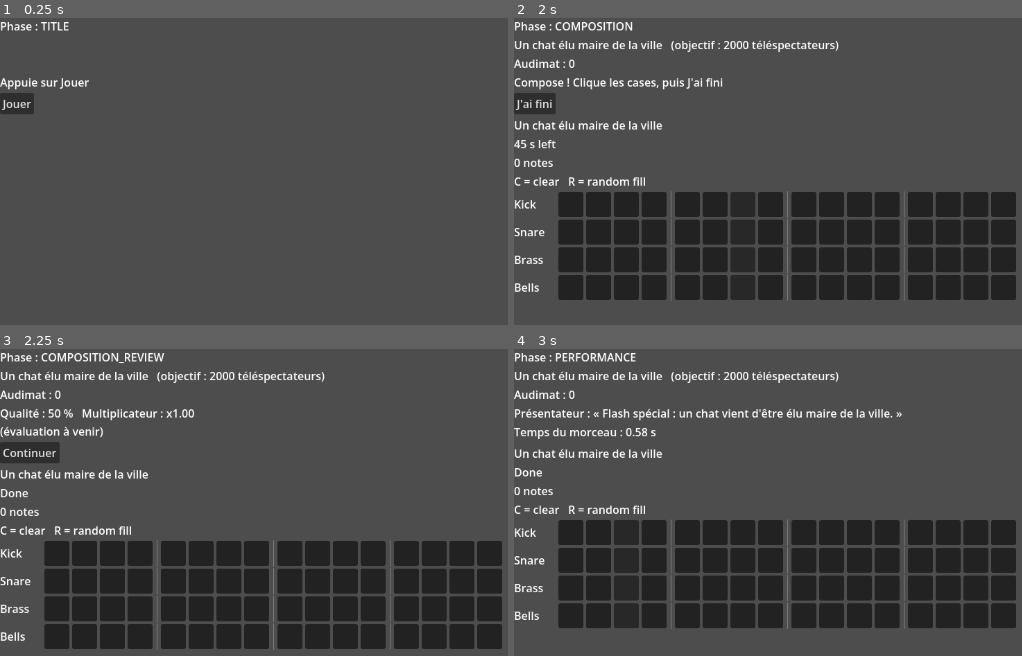
Above: before the commit, frames 1-4 (two rows, left to right).
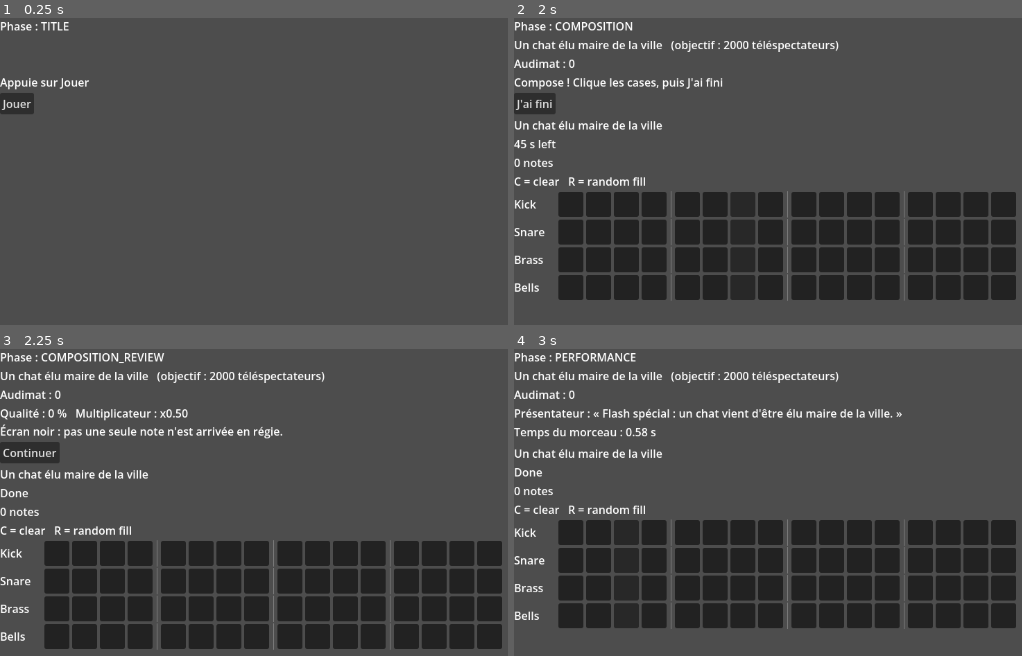
Above: after the commit, the same moments.

Repository: Lenfos/WonderJam2026
Game: Godot game, scene res://scenes/main.tscn
Same seed, same stepped clock (60 frames per second), same inputs: the game is played once before the commit and once after it. Sound files missing from this copy of the repository are replaced by a short silence.
Inputs:
- Up to frame 1 (0.25 s): no input
- Up to frame 2 (2 s): click "Jouer" at 0.5 s; click "Continuer" at 1.25 s
- Up to frame 3 (2.25 s): click "J'ai fini" at 2 s
- Up to frame 4 (3 s): click "Continuer" at 2.75 s

Frames 1-2 are identical in both runs. In frame 3, 1.3% of the frame differs, in the area x 0-56%, y 19-30%; in frame 4, nothing differs.

Commit message:
Update composition evaluator

Diff:
--- a/RythmJam/scripts/music/composition_evaluator.gd
+++ b/RythmJam/scripts/music/composition_evaluator.gd
@@ -2,19 +2,140 @@
 extends RefCounted
 ## Judges a finished composition against what its news expects (target_density, special_criterion).
 ## The resulting multiplier scales the performance audimat.
-# STUB — replaced in phase 2: fixed quality, placeholder comment. Keep the evaluate() signature.
 
-## The multiplier gains +1 per this many notes (the grid holds LANE_COUNT * STEP_COUNT = 64 cells).
-const NOTES_PER_BONUS := 32.0
-const STUB_QUALITY := 0.5
+## A lane scores 1 while its note count is within this many cells of its target...
+const DENSITY_TOLERANCE_CELLS := 2.0
+## ...then falls linearly to 0 at this many cells off.
+const DENSITY_ZERO_GAP_CELLS := 6.0
+## Share of quality given by the density score (mean of the lane scores)...
+const DENSITY_WEIGHT := 0.7
+## ...and by the special criterion, all or nothing.
+const CRITERION_WEIGHT := 1.0 - DENSITY_WEIGHT
+## SILENCE is met with at most this fraction of the expected notes (sum of target_density * STEP_COUNT).
+const SILENCE_MAX_RATIO := 0.75
+## multiplier = MIN_MULTIPLIER + quality: x0.5 to x1.5. Note count stays out of it, every hit
+## already earns audimat during the performance.
+const MIN_MULTIPLIER := 0.5
+## Minimum quality of each verdict tier, best first. Below VERDICT_FAIR_MIN: the worst verdict.
+const VERDICT_TOP_MIN := 0.9
+const VERDICT_GOOD_MIN := 0.65
+const VERDICT_FAIR_MIN := 0.4
+
+## Player-facing lane names, indexed by MusicTypes.Lane.
+const LANE_NAMES := ["grosse caisse", "caisse claire", "cuivres", "cloches"]
+## Lane comments: lane name, notes placed, target notes.
+const TOO_MANY_COMMENT := "Trop de %s : %d au lieu de %d, le réalisateur s'arrache les cheveux."
+const TOO_FEW_COMMENT := "Pas assez de %s : %d sur %d attendues, le plateau s'endort."
+## [met, missed] comment per MusicTypes.SpecialCriterion.
+const CRITERION_COMMENTS := {
+	MusicTypes.SpecialCriterion.VARIETY: [
+		"Tout l'orchestre est à l'antenne, la rédaction applaudit.",
+		"Une piste est restée en coulisses : la rédaction voulait tout l'orchestre.",
+	],
+	MusicTypes.SpecialCriterion.DOWNBEAT_HITS: [
+		"Chaque mesure tombe pile sur le temps fort, le présentateur hoche la tête.",
+		"Des temps forts restés vides : le présentateur cherche le rythme.",
+	],
+	MusicTypes.SpecialCriterion.FINAL_HIT: [
+		"Le coup final claque juste avant la pub, la régie exulte.",
+		"Pas de coup final : la séquence s'éteint sans prévenir.",
+	],
+	MusicTypes.SpecialCriterion.RISING_DENSITY: [
+		"Ça monte en puissance jusqu'au bout, le suspense tient l'audience.",
+		"Ça ne monte jamais : la deuxième moitié manque de souffle.",
+	],
+	MusicTypes.SpecialCriterion.SILENCE: [
+		"Tout en retenue : le silence laisse parler la news.",
+		"Trop chargé : la news réclamait du silence, la régie sature.",
+	],
+}
+const EMPTY_COMMENT := "Écran noir : pas une seule note n'est arrivée en régie."
 
 
 ## Returns {"quality": float 0-1, "multiplier": float, "comments": PackedStringArray}.
-## Comments are French, shown to the player.
-static func evaluate(composition: Composition, _news: NewsData) -> Dictionary:
-	var quality := STUB_QUALITY
-	return {
-		"quality": quality,
-		"multiplier": (1.0 + composition.count_notes() / NOTES_PER_BONUS) * (0.5 + quality),
-		"comments": PackedStringArray(["(évaluation à venir)"]),
-	}
+## Comments are French, shown to the player: 1 to 3 lines, deterministic.
+static func evaluate(composition: Composition, news: NewsData) -> Dictionary:
+	# An empty grid would still meet SILENCE and score on low-target lanes.
+	if composition.count_notes() == 0:
+		return _result(0.0, PackedStringArray([EMPTY_COMMENT]))
+
+	var notes := PackedInt32Array()
+	var targets := PackedFloat32Array()
+	var density := 0.0
+	var worst := 0  # Lane farthest from its target, first one on a tie.
+	for lane in MusicTypes.LANE_COUNT:
+		notes.append(_count_lane_notes(composition, lane))
+		targets.append(news.target_density[lane] * MusicTypes.STEP_COUNT)
+		density += lane_score(notes[lane], targets[lane]) / MusicTypes.LANE_COUNT
+		if absf(notes[lane] - targets[lane]) > absf(notes[worst] - targets[worst]):
+			worst = lane
+
+	var comments := PackedStringArray()
+	if lane_score(notes[worst], targets[worst]) < 1.0:
+		var template := TOO_MANY_COMMENT if notes[worst] > targets[worst] else TOO_FEW_COMMENT
+		comments.append(template % [LANE_NAMES[worst], notes[worst], roundi(targets[worst])])
+	var met := is_criterion_met(composition, news)
+	comments.append(CRITERION_COMMENTS[news.special_criterion][0 if met else 1])
+	var quality := DENSITY_WEIGHT * density + (CRITERION_WEIGHT if met else 0.0)
+	comments.append(_verdict(quality))
+	return _result(quality, comments)
+
+
+## Score 0-1 of a lane holding `notes` cells when `target_notes` are expected.
+static func lane_score(notes: int, target_notes: float) -> float:
+	var gap := absf(notes - target_notes)
+	return clampf(remap(gap, DENSITY_TOLERANCE_CELLS, DENSITY_ZERO_GAP_CELLS, 1.0, 0.0), 0.0, 1.0)
+
+
+static func is_criterion_met(composition: Composition, news: NewsData) -> bool:
+	match news.special_criterion:
+		MusicTypes.SpecialCriterion.VARIETY:
+			for lane in MusicTypes.LANE_COUNT:
+				if _count_lane_notes(composition, lane) == 0:
+					return false
+			return true
+		MusicTypes.SpecialCriterion.DOWNBEAT_HITS:
+			for step in range(0, MusicTypes.STEP_COUNT, MusicTypes.STEPS_PER_BAR):
+				if not composition.get_column(step).has(true):
+					return false
+			return true
+		MusicTypes.SpecialCriterion.FINAL_HIT:
+			return composition.get_column(MusicTypes.STEP_COUNT - 1).has(true)
+		MusicTypes.SpecialCriterion.RISING_DENSITY:
+			var first_half := 0
+			var second_half := 0
+			for step in MusicTypes.STEP_COUNT:
+				var count := composition.get_column(step).count(true)
+				if step * 2 < MusicTypes.STEP_COUNT:
+					first_half += count
+				else:
+					second_half += count
+			return second_half > first_half
+		MusicTypes.SpecialCriterion.SILENCE:
+			var expected := 0.0
+			for density in news.target_density:
+				expected += density * MusicTypes.STEP_COUNT
+			return composition.count_notes() <= SILENCE_MAX_RATIO * expected
+	return false
+
+
+static func _count_lane_notes(composition: Composition, lane: int) -> int:
+	var count := 0
+	for step in MusicTypes.STEP_COUNT:
+		if composition.is_active(lane, step):
+			count += 1
+	return count
+
+
+static func _verdict(quality: float) -> String:
+	if quality >= VERDICT_TOP_MIN:
+		return "Verdict : la chaîne tient son nouveau générique."
+	if quality >= VERDICT_GOOD_MIN:
+		return "Verdict : du solide, le directeur d'antenne valide."
+	if quality >= VERDICT_FAIR_MIN:
+		return "Verdict : passable, ça ira pour la deuxième partie de soirée."
+	return "Verdict : à rediffuser à 3 h du matin, et encore."
+
+
+static func _result(quality: float, comments: PackedStringArray) -> Dictionary:
+	return {"quality": quality, "multiplier": MIN_MULTIPLIER + quality, "comments": comments}
--- a/RythmJam/scripts/music/music_bus.gd
+++ b/RythmJam/scripts/music/music_bus.gd
@@ -65,8 +65,8 @@
 ## Listen: UI, if it needs the final grid.
 signal composition_finished(composition: Composition)
 
-## COMPOSITION_REVIEW starts. `quality` 0-1 is how well the grid fits the news, `multiplier` scales
-## the performance audimat, `comments` are short French remarks to show the player.
+## COMPOSITION_REVIEW starts. `quality` 0-1 is how well the grid fits the news, `multiplier` (x0.5 to
+## x1.5) scales the performance audimat, `comments` are 1 to 3 short French lines to show the player.
 ## Listen: review screen.
 signal composition_evaluated(quality: float, multiplier: float, comments: PackedStringArray)
 
--- a/RythmJam/scripts/music/music_types.gd
+++ b/RythmJam/scripts/music/music_types.gd
@@ -5,6 +5,8 @@
 const LANE_COUNT := 4
 ## Number of steps in the sequencer grid. One step = one beat at the news bpm.
 const STEP_COUNT := 16
+## Steps per bar: a downbeat is a step where step % STEPS_PER_BAR == 0. Groups the grid columns.
+const STEPS_PER_BAR := 4
 
 ## Max |press time - note time|, in seconds, for a PERFECT hit.
 const PERFECT_WINDOW_SEC := 0.050
@@ -70,15 +72,15 @@
 
 ## Bonus rule a news item rewards on top of matching its target densities.
 enum SpecialCriterion {
-	## Use every lane.
+	## Every lane has at least one note.
 	VARIETY,
-	## Hit on the first beat of each bar (steps 0, 4, 8, 12).
+	## Every downbeat (step % STEPS_PER_BAR == 0) has at least one note, any lane.
 	DOWNBEAT_HITS,
-	## Hit on the last step.
+	## At least one note on the last step.
 	FINAL_HIT,
-	## More notes in the second half of the grid than in the first.
+	## Strictly more notes in the second half of the steps than in the first, all lanes combined.
 	RISING_DENSITY,
-	## Leave room: few notes overall.
+	## Total notes at most CompositionEvaluator.SILENCE_MAX_RATIO of the expected total.
 	SILENCE,
 }
 
--- a/RythmJam/tools/check_contract.gd
+++ b/RythmJam/tools/check_contract.gd
@@ -63,6 +63,45 @@
 
 	var evaluation := CompositionEvaluator.evaluate(comp, news)
 	assert(evaluation.has("quality") and evaluation.has("multiplier") and evaluation["comments"] is PackedStringArray)
+	assert(CompositionEvaluator.lane_score(6, 4.0) == 1.0, "a 2-cell gap is tolerated")
+	assert(CompositionEvaluator.lane_score(0, 4.0) == 0.5, "a 4-cell gap halves the lane score")
+	assert(CompositionEvaluator.lane_score(2, 8.0) == 0.0 and CompositionEvaluator.lane_score(16, 4.0) == 0.0)
+
+	# Exactly cat_mayor's 8/4/4/4: kick on even steps, then snare/brass/bells on steps 1/2/3 of each bar.
+	var perfect := Composition.new()
+	for step in MusicTypes.STEP_COUNT:
+		perfect.set_cell(MusicTypes.Lane.KICK, step, step % 2 == 0)
+		if step % MusicTypes.STEPS_PER_BAR != 0:
+			perfect.set_cell(step % MusicTypes.STEPS_PER_BAR, step, true)
+	var best := CompositionEvaluator.evaluate(perfect, news)
+	assert(is_equal_approx(best["quality"], 1.0) and is_equal_approx(best["multiplier"], 1.5), "cat_mayor grid: %s" % best)
+	var empty := CompositionEvaluator.evaluate(Composition.new(), news)
+	assert(empty["quality"] == 0.0 and is_equal_approx(empty["multiplier"], 0.5) and empty["comments"].size() == 1)
+
+	var first_only := Composition.new()
+	first_only.set_cell(MusicTypes.Lane.KICK, 0, true)
+	var last_only := Composition.new()
+	last_only.set_cell(MusicTypes.Lane.BELLS, MusicTypes.STEP_COUNT - 1, true)
+	var rule := NewsData.new()
+	rule.special_criterion = MusicTypes.SpecialCriterion.VARIETY
+	assert(CompositionEvaluator.is_criterion_met(perfect, rule) and not CompositionEvaluator.is_criterion_met(comp, rule))
+	rule.special_criterion = MusicTypes.SpecialCriterion.DOWNBEAT_HITS
+	assert(CompositionEvaluator.is_criterion_met(perfect, rule) and not CompositionEvaluator.is_criterion_met(comp, rule))
+	rule.special_criterion = MusicTypes.SpecialCriterion.FINAL_HIT
+	assert(CompositionEvaluator.is_criterion_met(last_only, rule) and not CompositionEvaluator.is_criterion_met(first_only, rule))
+	rule.special_criterion = MusicTypes.SpecialCriterion.RISING_DENSITY
+	assert(CompositionEvaluator.is_criterion_met(last_only, rule) and not CompositionEvaluator.is_criterion_met(comp, rule), "1 note per half is not rising")
+	rule.special_criterion = MusicTypes.SpecialCriterion.SILENCE
+	rule.target_density = news.target_density  # 20 notes expected, so at most 15.
+	assert(CompositionEvaluator.is_criterion_met(comp, rule) and not CompositionEvaluator.is_criterion_met(perfect, rule))
+
+	var full := Composition.new()
+	for lane in MusicTypes.LANE_COUNT:
+		for step in MusicTypes.STEP_COUNT:
+			full.set_cell(lane, step, true)
+	for grid: Composition in [comp, perfect, Composition.new(), first_only, last_only, full]:
+		var comments: PackedStringArray = CompositionEvaluator.evaluate(grid, news)["comments"]
+		assert(comments.size() >= 1 and comments.size() <= 3 and not comments.has(""), "comments: %s" % comments)
 
 	var config: GameConfig = load("res://data/game_config.tres")
 	assert(news in config.news_pool and config.threshold > 0)
Not shown, changed: RythmJam/docs/CONTRACT.md
